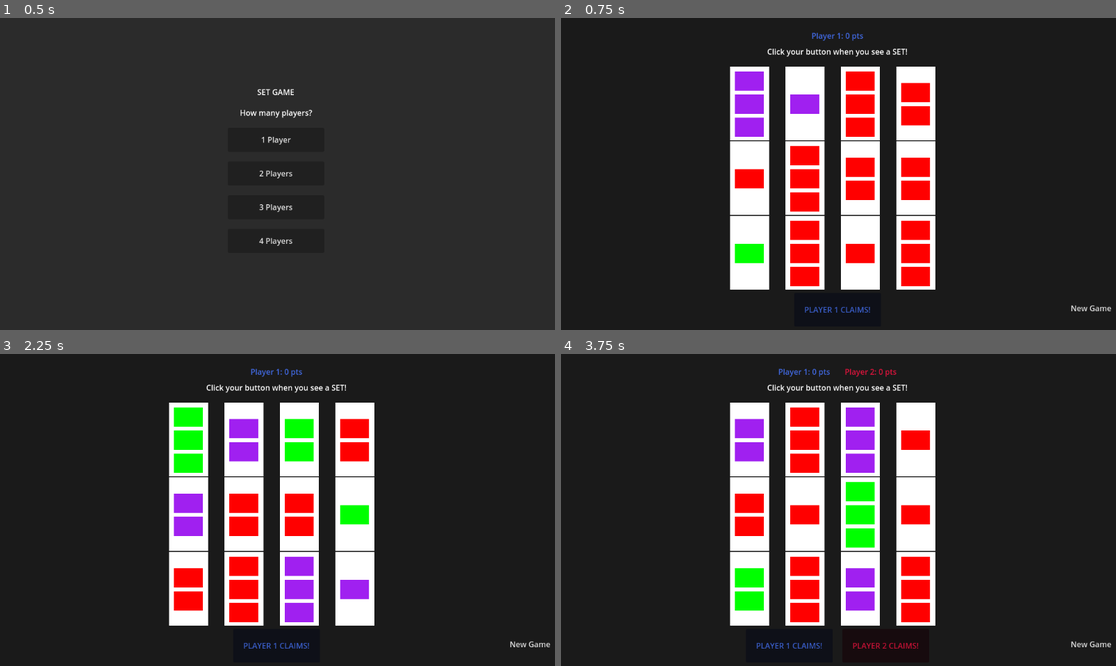
Above: before the commit, frames 1-4 (two rows, left to right).
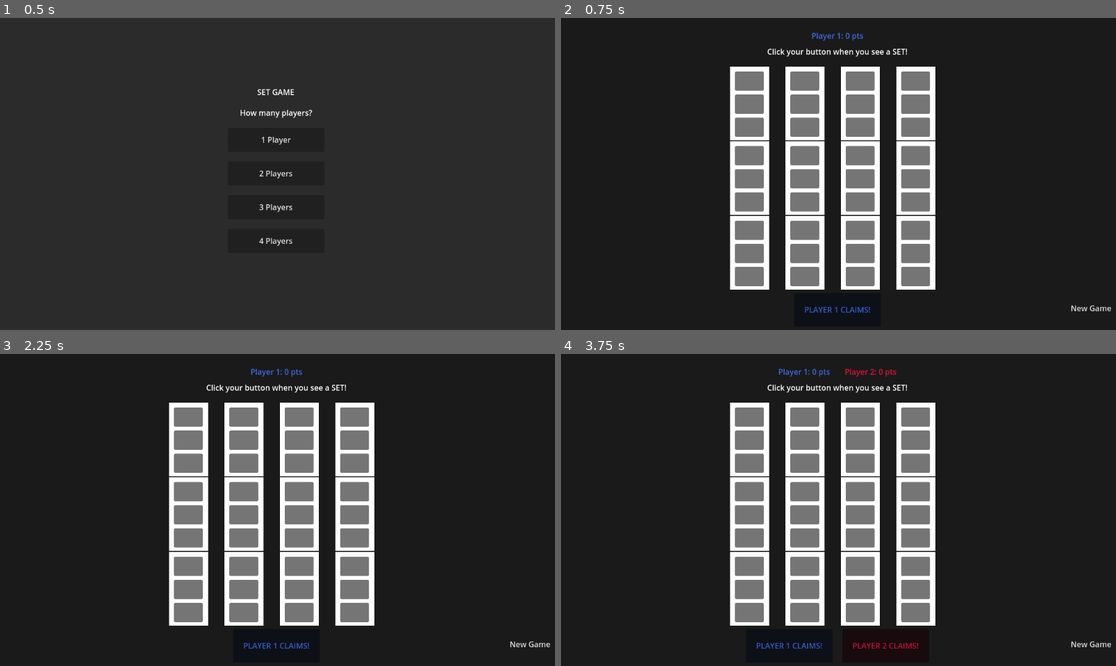
Above: after the commit, the same moments.

Repository: LucasHT22/set
Game: Godot game, scene res://scenes/player_select.tscn
Two runs of this game, one before a commit and one after it. Both use one fixed random seed, a clock stepped at 60 frames per second and the inputs below.
Inputs:
- Up to frame 1 (0.5 s): no input
- Up to frame 2 (0.75 s): click "1 Player" at 0.5 s
- Up to frame 3 (2.25 s): click "New Game" at 1.25 s; click "1 Player" at 2 s
- Up to frame 4 (3.75 s): click "New Game" at 2.75 s; click "2 Players" at 3.5 s

Frame 1 is identical in both runs. In frame 2, 12% of the frame differs, in the area x 31-67%, y 17-86%; in frame 3, 13%; in frame 4, 12%.
Error after the commit: Parse Error: Identifier "shape_panel" not declared in the current scope. (res://card.gd:83)

Commit message:
fast fix shades

Diff:
--- a/card.gd
+++ b/card.gd
@@ -50,6 +50,34 @@
 	for i in range(3):
 		if i < number:
 			shapes[i].visible = true
-			shapes[i].color = shape_color
+			apply_shading(shapes[i], shape_color)
 		else:
 			shapes[i].visible = false
+
+func apply_shading(shape_rect: ColorRect, base_color: Color):
+	var style_box = StyleBoxFlat.new()
+
+	match shading:
+		Shading.SOLID:
+			style_box.bg_color = base_color
+			style_box.border_width_left = 0
+			style_box.border_width_right = 0
+			style_box.border_width_top = 0
+			style_box.border_width_bottom = 0
+		Shading.STRIPED:
+			style_box.bg_color = base_color
+			style_box.bg_color.a = 0.4
+			style_box.border_width_left = 3
+			style_box.border_width_right = 3
+			style_box.border_width_top = 3
+			style_box.border_width_bottom = 3
+			style_box.border_color = base_color
+		Shading.OPEN:
+			style_box.bg_color = Color.TRANSPARENT
+			style_box.border_width_left = 3
+			style_box.border_width_right = 3
+			style_box.border_width_top = 3
+			style_box.border_width_bottom = 3
+			style_box.border_color = base_color
+
+	shape_panel.add_theme_stylebox_override("panel", style_box)
--- a/scenes/card.tscn
+++ b/scenes/card.tscn
@@ -43,20 +43,17 @@
 theme_override_constants/separation = 8
 alignment = 1
 
-[node name="Shape1" type="ColorRect" parent="Panel/MarginContainer/VBoxContainer"]
+[node name="Shade1" type="Panel" parent="Panel/MarginContainer/VBoxContainer"]
 custom_minimum_size = Vector2(60, 40)
 layout_mode = 2
-color = Color(1, 0, 0, 1)
 
-[node name="Shape2" type="ColorRect" parent="Panel/MarginContainer/VBoxContainer"]
+[node name="Shade2" type="Panel" parent="Panel/MarginContainer/VBoxContainer"]
 custom_minimum_size = Vector2(60, 40)
 layout_mode = 2
-color = Color(1, 0, 0, 1)
 
-[node name="Shape3" type="ColorRect" parent="Panel/MarginContainer/VBoxContainer"]
+[node name="Shade3" type="Panel" parent="Panel/MarginContainer/VBoxContainer"]
 custom_minimum_size = Vector2(60, 40)
 layout_mode = 2
-color = Color(1, 0, 0, 1)
 
 [node name="SelectBorder" type="Panel" parent="."]
 visible = false
